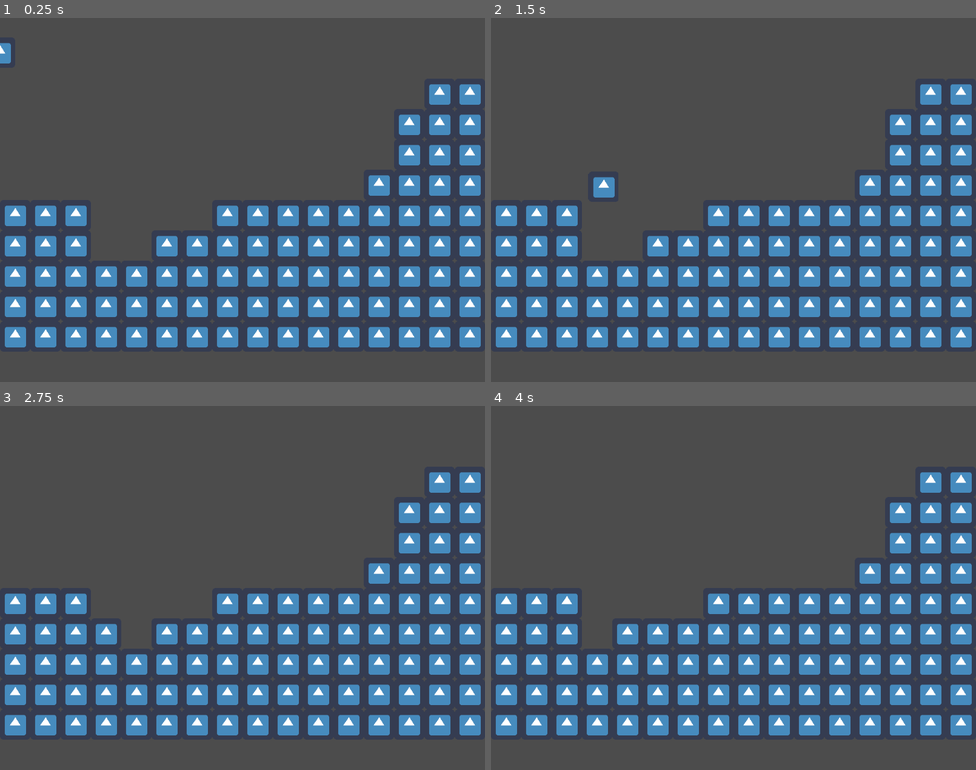
Above: before the commit, frames 1-4 (two rows, left to right).
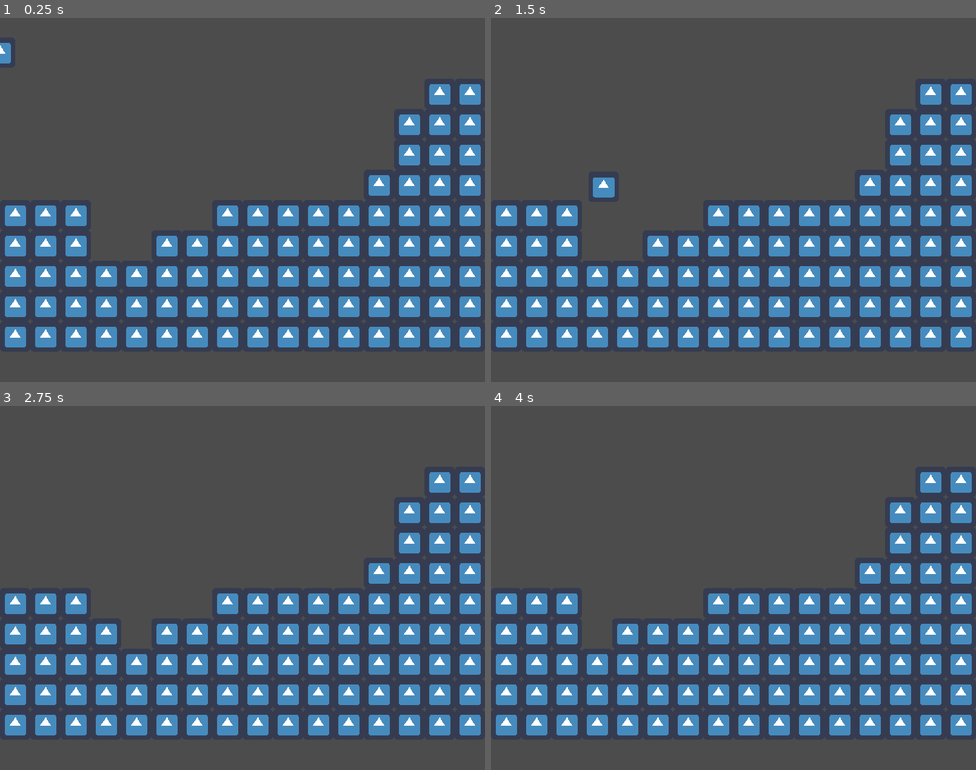
Above: after the commit, the same moments.

Repository: CRosenauer/Lost-Robot
Game: Godot game, scene res://Levels/Test/TestLevel.tscn
The game is run twice, just before and just after one commit, with the same random seed, the same clock (stepped at 60 frames per second) and the same inputs. The engine's default icon, where the game draws it, is replaced by a stand-in: a white triangle on a blue panel in a dark square.
Inputs:
- Up to frame 1 (0.25 s): no input
- Up to frame 2 (1.5 s): hold D (InputRight) from 0.53 s (still down); tap J (InputDash) at 0.6 s; tap Space (InputJump) at 0.77 s; tap K (InputGrapple) at 1.35 s
- Up to frame 3 (2.75 s): tap Space (InputJump) at 1.52 s; release D (InputRight) at 2.03 s; hold A (InputLeft) from 2.03 s (still down); tap J (InputDash) at 2.1 s
- Up to frame 4 (4 s): tap Enter at 2.75 s; release A (InputLeft) at 2.78 s; hold D (InputRight) from 2.78 s (still down); tap K (InputGrapple) at 2.85 s; tap Space (InputJump) at 3.02, 3.5, 3.77 s; tap J (InputDash) at 3.6 s

The runs differ from the first frame. In frame 1, 1.4% of the frame differs, in the area x 0-100%, y 6-91%; in frame 2, 1.4%, in the area x 1-100%, y 18-91%; in frame 3, 1.4%; in frame 4, 1.4%.

Commit message:
More player locomotion.
Last commit for today. Will finish up locomotion tmr. Still needs grappling.

Diff:
--- a/src/Entity/Characters/Player/Player.gd
+++ b/src/Entity/Characters/Player/Player.gd
@@ -11,7 +11,8 @@
 	$Components/InputComponent.QueryInputs()
 
 	var inputs = $Components/InputComponent.GetInputs()
-
+	var edges  = $Components/InputComponent.GetEdges()
+	$LocomotionStateMachine.RecieveInputs(inputs, edges)
 	m_velocity.x = inputs[1]
 	move_and_slide(m_velocity * MoveSpeed, PHYSICS.UP)
 
--- a/src/Entity/StateMachine/IStateMachine.gd
+++ b/src/Entity/StateMachine/IStateMachine.gd
@@ -4,6 +4,7 @@
 signal OnStateChanged(state)
 
 var m_currentState
+var m_timerCallback
 
 func GetState():
 	return m_currentState
@@ -11,3 +12,13 @@
 func SetState(nState):
 	m_currentState = nState
 	emit_signal("OnStateChanged", m_currentState)
+
+func SetTimer(delay, callback):
+	DisconnectTimer()
+	$StateTimer.wait_time = delay
+	$StateTimer.connect("timeout", self, callback)
+	m_timerCallback = callback
+	$StateTimer.start()
+
+func DisconnectTimer():
+	$StateTimer.disconnect("timeout", self, m_timerCallback)
--- a/src/Entity/StateMachine/IStateMachine.tscn
+++ b/src/Entity/StateMachine/IStateMachine.tscn
@@ -4,3 +4,5 @@
 
 [node name="IStateMachine" type="Node2D"]
 script = ExtResource( 1 )
+
+[node name="StateTimer" type="Timer" parent="."]
--- a/src/Entity/StateMachine/LocomotionStateMachine.gd
+++ b/src/Entity/StateMachine/LocomotionStateMachine.gd
@@ -1,10 +1,111 @@
 extends "res://Entity/StateMachine/IStateMachine.gd"
 
+const INPUTS = preload("res://Inputs/InputMap.gd")
+const STATES = preload("res://Entity/StateMachine/LocomotionStates.gd")
 
-const STATES = preload("res://Entity/StateMachine/LocomotionStates.gd")
+export var WallJumpTime = 0.1
+
+var m_usedDoubleJump = false
+var m_useAirDash = false
+
+var m_isOnFloor = true
+var m_isOnWall = false
+var m_direction = 1
 
 func _ready():
 	m_currentState = STATES.LocomotionStates.Grounded
 
 func RecieveInputs(inputArr, edgeArr):
-	pass
+	#Todo: finish
+
+	if(CanRun(inputArr, edgeArr)):
+		OnRun()
+	else:
+		OnRunEnd()
+
+	if(CanJump(inputArr, edgeArr)):
+		OnJump()
+		return
+
+	if(CanDoubleJump(inputArr, edgeArr)):
+		OnDoubleJump()
+		return
+
+	if(CanAirDash(inputArr, edgeArr)):
+		OnAirDash()
+		return
+
+	if(CanPreWallJump(inputArr, edgeArr)):
+		OnPreWallJump()
+		return
+
+	if(CanWallJump(inputArr, edgeArr)):
+		OnWallJump()
+		return
+
+#Todo: Logic for grapplings
+func OnGrounded():
+	SetState(STATES.LocomotionStates.Grounded)
+
+func OnIsOnFloor(value):
+	m_isOnFloor = value
+
+func OnIsOnWall(value):
+	m_isOnWall = value
+
+func OnDirectionChange(nDirection):
+	m_direction = nDirection
+
+func CanJump(inputArr, edgeArr):
+	return STATES.LocomotionStates.Grounded && (inputArr[INPUTS.Input_Jump] == 1)
+
+func CanDoubleJump(inputArr, edgeArr):
+	return STATES.LocomotionStates.Jump && (edgeArr[INPUTS.Input_Jump] == 1) && !m_usedDoubleJump
+
+func CanAirDash(inputArr, edgeArr):
+	return STATES.LocomotionStates.Grounded && (edgeArr[INPUTS.Input_Dash] == -1)
+
+func CanPreWallJump(inputArr, edgeArr):
+	return m_isOnWall && (STATES.LocomotionStates.Jump || STATES.LocomotionStates.AirDash)
+
+func CanWallJump(inputArr, edgeArr):
+	return STATES.LocomotionStates.PreWallJump && IsPressingOppositeDirection(inputArr) && edgeArr[INPUTS.Input_Jump]
+
+func CanRun(inputArr, edgeArr):
+	return STATES.LocomotionStates.Grounded && (inputArr[INPUTS.Input_Dash] == 1)
+
+func IsPressingOppositeDirection(inputArr):
+	return (inputArr[INPUTS.Input_Right] == 1 && m_direction == -1) || (inputArr[INPUTS.Input_Right] == -1 && m_direction == 1)
+
+func OnJump():
+	SetState(STATES.LocomotionStates.Jump)
+
+func OnDoubleJump():
+	m_usedDoubleJump = true
+	SetState(STATES.LocomotionStates.Jump)
+
+func OnAirDash():
+	m_useAirDash = true
+	SetState(STATES.LocomotionStates.AirDash)
+
+func OnAirDashEnd():
+	SetState(STATES.LocomotionStates.Jump)
+
+func OnPreWallJump():
+	SetState(STATES.LocomotionStates.AirDash)
+
+func EndPreWallJump():
+	SetState(STATES.LocomotionStates.Jump)
+
+func OnWallJump():
+	DisconnectTimer()
+	SetState(STATES.LocomotionStates.WallJump)
+
+func OnWallJumpEnd():
+	SetState(STATES.LocomotionStates.Jump)
+
+func OnRun():
+	SetState(STATES.LocomotionStates.Run)
+
+func OnRunEnd():
+	SetState(STATES.LocomotionStates.Grounded)
--- a/src/Entity/StateMachine/LocomotionStates.gd
+++ b/src/Entity/StateMachine/LocomotionStates.gd
@@ -1,4 +1,4 @@
 extends Node
 
 
-enum LocomotionStates {Grounded, Jump, DoubleJump, WallJump, PreWallJump, Damage, Run, AirDash, Grappling}
+enum LocomotionStates {Grounded, Jump, WallJump, PreWallJump, Damage, Run, AirDash, Grappling}
--- a/src/project.godot
+++ b/src/project.godot
@@ -22,6 +22,8 @@
 [display]
 
 window/size/height=768
+window/stretch/mode="2d"
+window/stretch/aspect="keep"
 
 [input]
 
